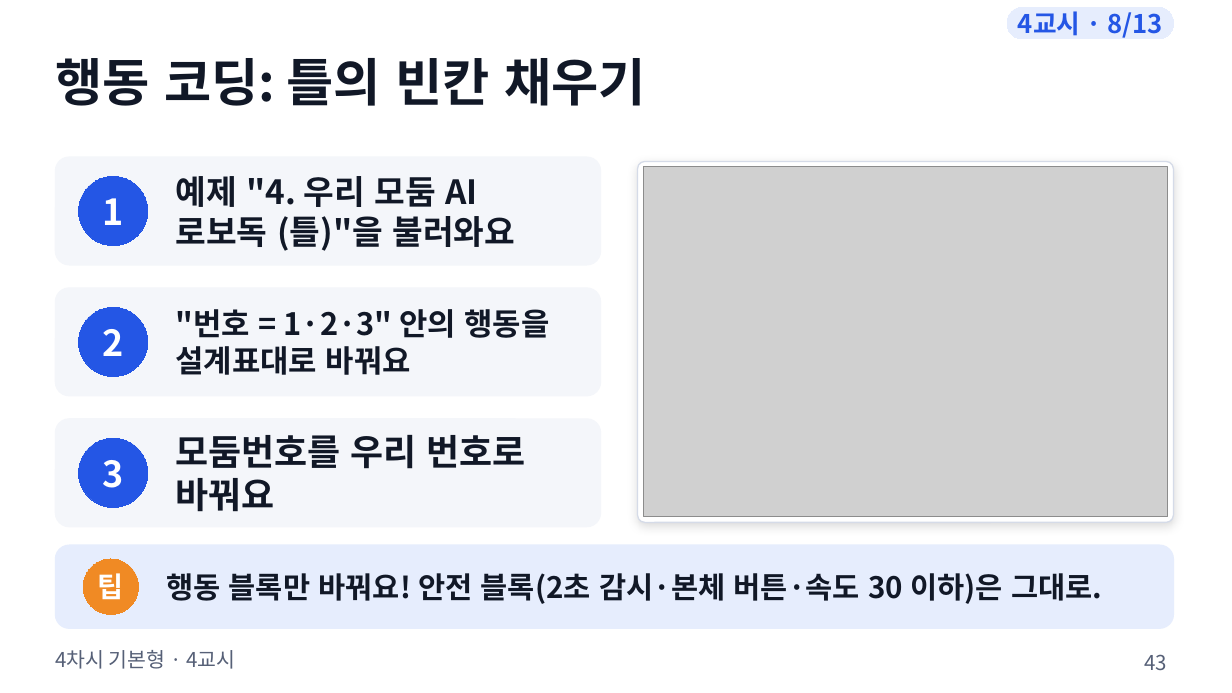
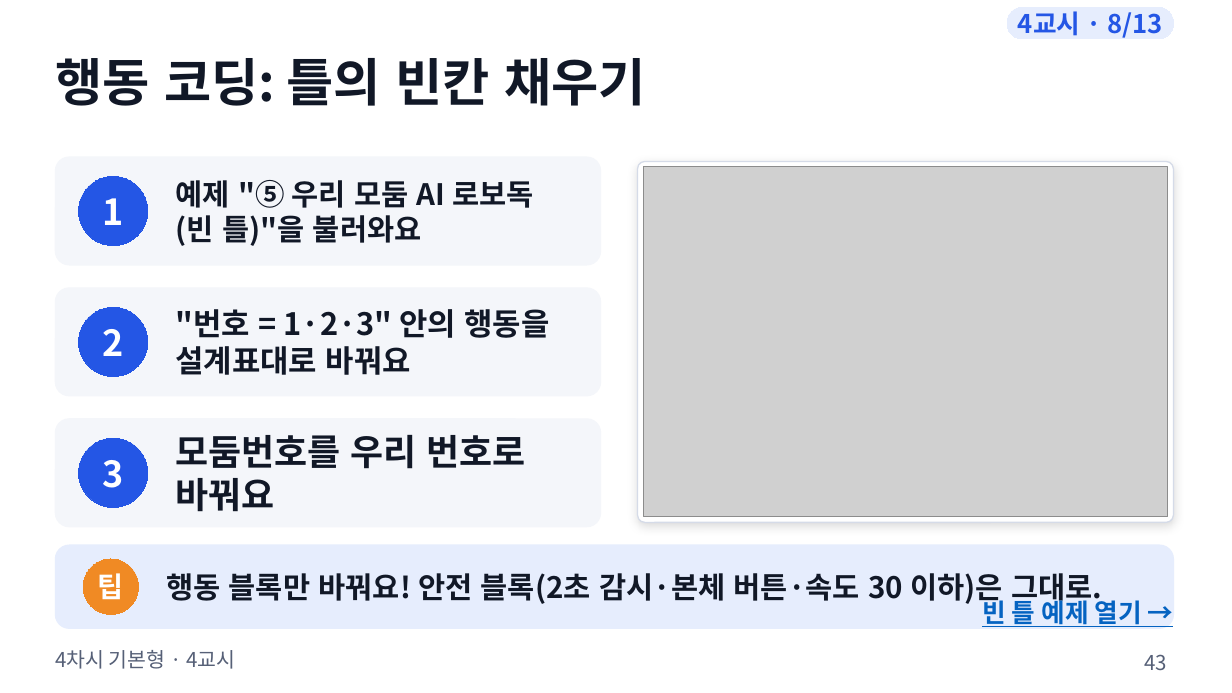
Before and after one commit to boundaryx01-uniquelife/microbit, a slide deck: slide 43 of bridge/docs/materials/4차시_기본형/4차시_수업슬라이드.pptx. Drawn at 1232x693 pixels with LibreOffice and Linux fonts; fonts in the diff are those of the drawing; grey boxes stand for pictures. Boxes give left, top, right and bottom in pixels: in the first picture for what was removed or moved away, otherwise in the second. Text is boxed around its words. In the diff, an @@ line names an element or a change of style, - is before the commit and + after.

```diff
--- a/bridge/docs/materials/4차시_기본형/4차시_수업슬라이드.pptx
+++ b/bridge/docs/materials/4차시_기본형/4차시_수업슬라이드.pptx
@@ text at [176,180,533,246]: text changed; size 26 to 23 pt @@
-예제 "4. 우리 모둠 AI 로보독 (틀)"을 불러와요
+예제 "⑤ 우리 모둠 AI 로보독 (빈 틀)"을 불러와요
@@ text added at [982,596,1142,629], 20 pt, text #0563C1, bold, underline @@
+빈 틀 예제 열기 →
```
Also in this commit, not shown: 5 other slides changed, 11 other files.
